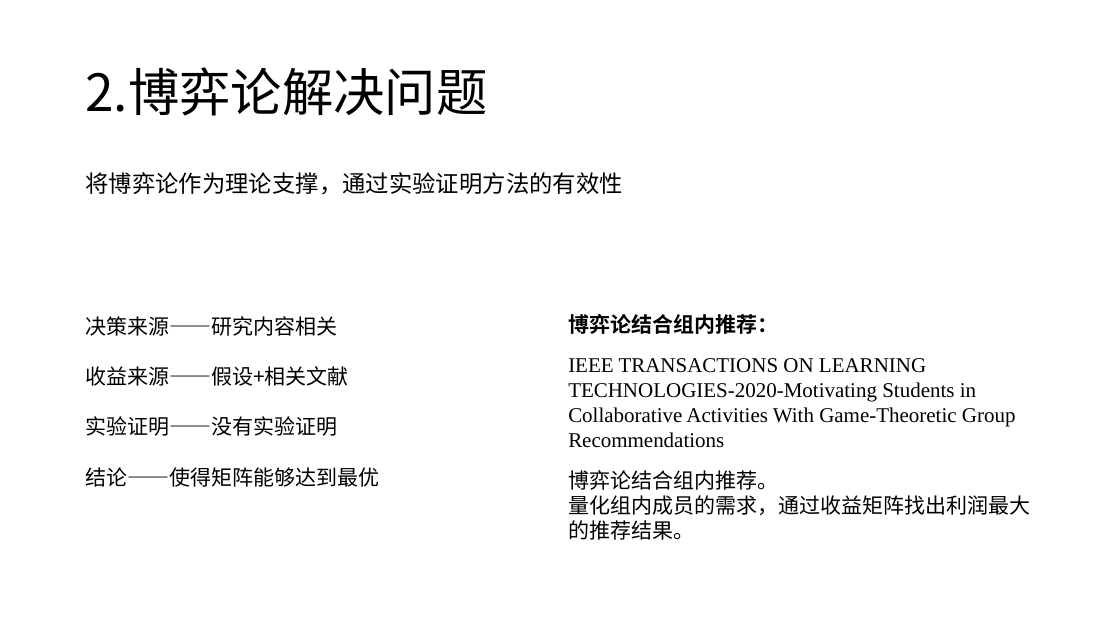
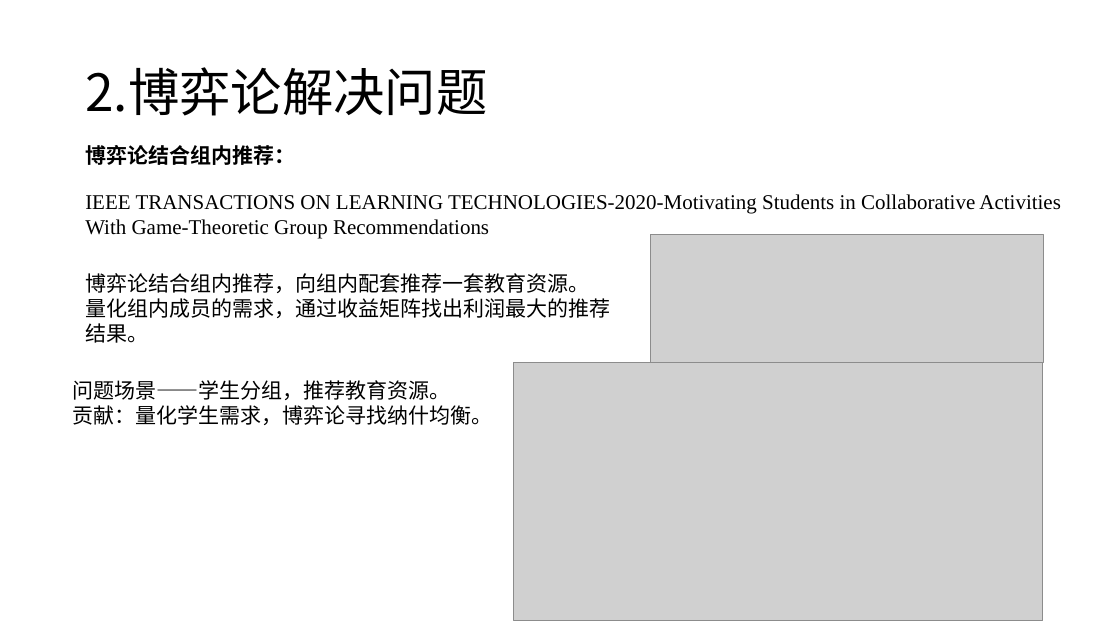
Before and after one commit to CHDYPY/paper, a slide deck: slide 10 of 报告/2021年9月4日/杨攀原.pptx. Drawn at 1120x630 pixels with LibreOffice and Linux fonts; fonts in the diff are those of the drawing; grey boxes stand for pictures. Boxes give left, top, right and bottom in pixels: in the first picture for what was removed or moved away, otherwise in the second. Text is boxed around its words. In the diff, an @@ line names an element or a change of style, - is before the commit and + after.

```diff
--- a/报告/2021年9月4日/杨攀原.pptx
+++ b/报告/2021年9月4日/杨攀原.pptx
@@ text "博弈论结合组内推荐：": place and size @@
-text "博弈论结合组内推荐：" at box(568, 314, 778, 334)
+text "博弈论结合组内推荐：" at box(85, 145, 295, 165)
@@ text removed at box(85, 172, 623, 195) @@
-将博弈论作为理论支撑，通过实验证明方法的有效性
@@ text "IEEE TRANSACTIONS ON LEARNING TECHNOLOGIES-2020-Motivating ..." rewrapped from box(568, 358, 1016, 448) to box(85, 194, 1061, 239) @@
@@ picture added at box(650, 234, 1043, 363) @@
@@ text "博弈论结合组内推荐，向组内配套推荐一套教育资源。": place and size @@
-text "博弈论结合组内推荐，向组内配套推荐一套教育资源。" at box(568, 470, 1030, 540)
+text "博弈论结合组内推荐，向组内配套推荐一套教育资源。" at box(85, 273, 610, 343)
@@ text at box(85, 273, 589, 293): text changed @@
-博弈论结合组内推荐。
+博弈论结合组内推荐，向组内配套推荐一套教育资源。
@@ text removed at box(85, 316, 379, 487) @@
-决策来源——研究内容相关
-收益来源——假设+相关文献
-实验证明——没有实验证明
-结论——使得矩阵能够达到最优
@@ text added at box(72, 380, 492, 425), 18 pt, text #000000 @@
+问题场景——学生分组，推荐教育资源。
+贡献：量化学生需求，博弈论寻找纳什均衡。
@@ picture added at box(514, 363, 1044, 621) @@
```
Also in this commit, not shown: 3 slides added, 2 slides removed, 2 other files.
